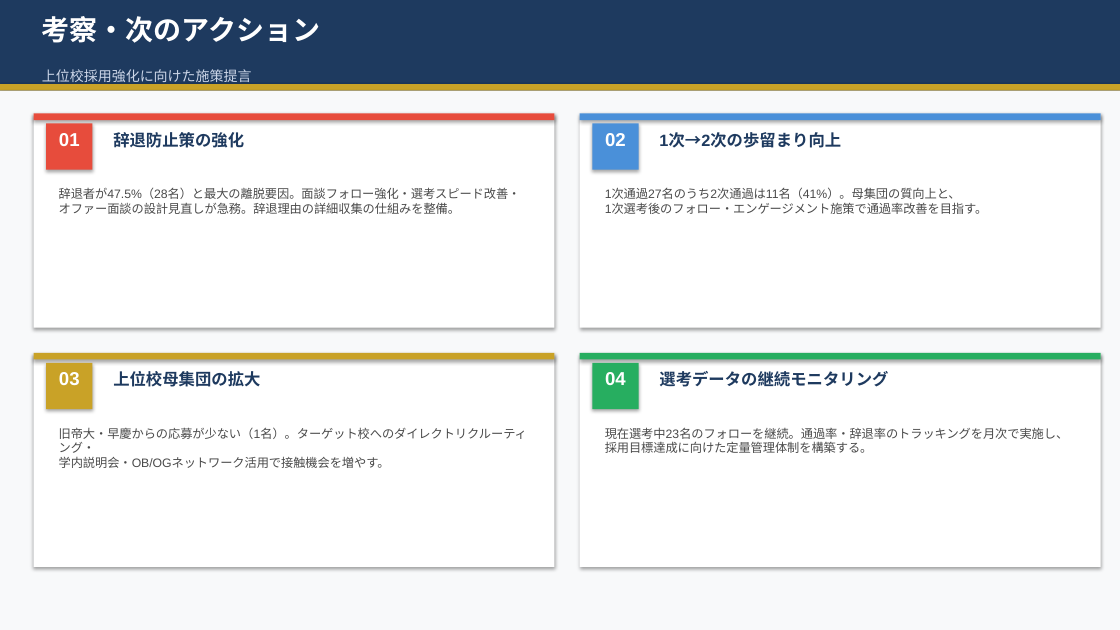
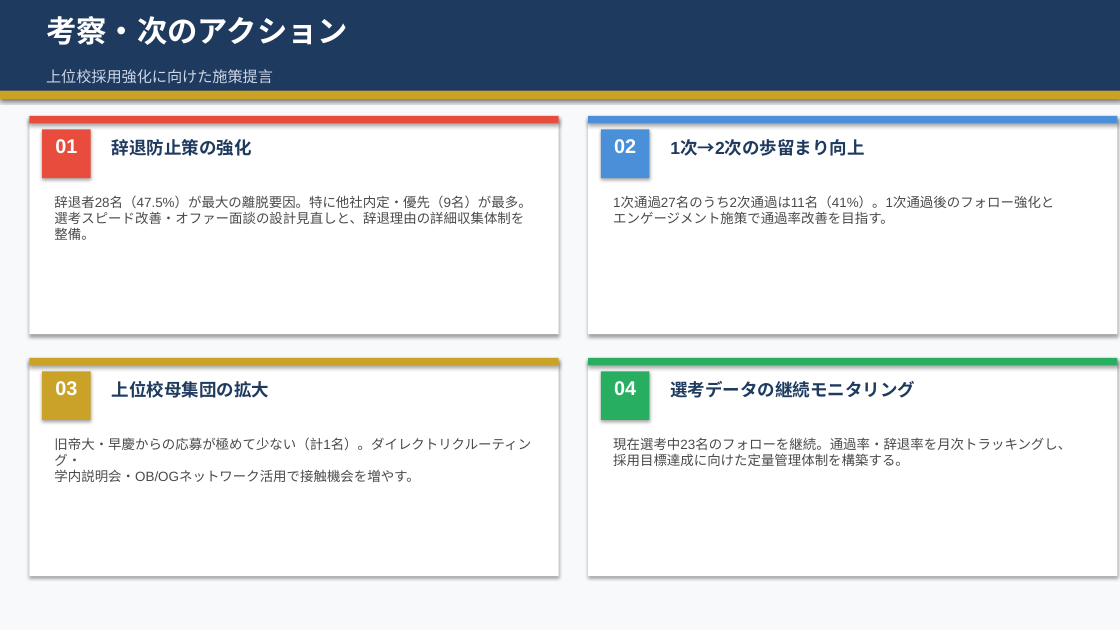
Before and after one commit to syoukaku007-star/daiki, a slide deck: slide 8 of 上位校採用分析レポート_2026.pptx. Drawn at 1120x630 pixels with LibreOffice and Linux fonts; fonts in the diff are those of the drawing. Boxes give left, top, right and bottom in pixels: in the first picture for what was removed or moved away, otherwise in the second. Text is boxed around its words. In the diff, an @@ line names an element or a change of style, - is before the commit and + after.

```diff
--- a/上位校採用分析レポート_2026.pptx
+++ b/上位校採用分析レポート_2026.pptx
@@ rectangle: place and size @@
-rectangle at box(0, 84, 1120, 91)
+rectangle at box(0, 0, 1120, 97)
@@ rectangle at box(0, 0, 1120, 97): fill #C9A227 to #1E3A5F @@
@@ rectangle: place and size @@
-rectangle at box(0, 91, 1120, 630)
+rectangle at box(0, 0, 1120, 630)
@@ text "考察・次のアクション" at box(46, 16, 348, 45): size 24 to 26 pt @@
@@ text "上位校採用強化に向けた施策提言" at box(46, 69, 273, 83): size 12 to 13 pt @@
@@ rectangle: place and size @@
-rectangle at box(0, 0, 1120, 92)
+rectangle at box(0, 91, 1120, 99)
@@ rectangle at box(0, 91, 1120, 99): fill #1E3A5F to #C9A227 @@
@@ rectangle: place and size @@
-rectangle at box(34, 113, 555, 120)
+rectangle at box(29, 116, 559, 124)
@@ rectangle: place and size @@
-rectangle at box(34, 113, 555, 328)
+rectangle at box(29, 116, 559, 334)
@@ rectangle: place and size @@
-rectangle at box(580, 113, 1101, 120)
+rectangle at box(588, 116, 1117, 124)
@@ rectangle: place and size @@
-rectangle at box(580, 113, 1101, 328)
+rectangle at box(588, 116, 1117, 334)
@@ rectangle: place and size @@
-rectangle at box(46, 124, 92, 170)
+rectangle at box(42, 129, 91, 178)
@@ text "辞退防止策の強化": place and size @@
-text "辞退防止策の強化" at box(113, 132, 244, 148)
+text "辞退防止策の強化" at box(112, 139, 252, 156)
@@ text "02": place and size @@
-text "02" at box(605, 133, 626, 146)
+text "02" at box(614, 139, 636, 153)
@@ rectangle: place and size @@
-rectangle at box(592, 124, 639, 170)
+rectangle at box(601, 129, 649, 178)
@@ text "1次→2次の歩留まり向上": place and size @@
-text "1次→2次の歩留まり向上" at box(659, 133, 841, 148)
+text "1次→2次の歩留まり向上" at box(670, 141, 864, 156)
@@ text at box(54, 195, 531, 240): text changed; size 10.5 to 11.5 pt @@
-辞退者が47.5%（28名）と最大の離脱要因。面談フォロー強化・選考スピード改善・
-オファー面談の設計見直しが急務。辞退理由の詳細収集の仕組みを整備。
+辞退者28名（47.5%）が最大の離脱要因。特に他社内定・優先（9名）が最多。
+選考スピード改善・オファー面談の設計見直しと、辞退理由の詳細収集体制を整備。
@@ text at box(613, 196, 1054, 224): text changed; size 10.5 to 11.5 pt @@
-1次通過27名のうち2次通過は11名（41%）。母集団の質向上と、
-1次選考後のフォロー・エンゲージメント施策で通過率改善を目指す。
+1次通過27名のうち2次通過は11名（41%）。1次通過後のフォロー強化と
+エンゲージメント施策で通過率改善を目指す。
@@ rectangle: place and size @@
-rectangle at box(34, 353, 555, 360)
+rectangle at box(29, 358, 559, 365)
@@ rectangle: place and size @@
-rectangle at box(34, 353, 555, 567)
+rectangle at box(29, 358, 559, 576)
@@ rectangle: place and size @@
-rectangle at box(580, 353, 1101, 360)
+rectangle at box(588, 358, 1117, 365)
@@ rectangle: place and size @@
-rectangle at box(580, 353, 1101, 567)
+rectangle at box(588, 358, 1117, 576)
@@ text "03": place and size @@
-text "03" at box(59, 372, 80, 385)
+text "03" at box(55, 381, 77, 395)
@@ rectangle: place and size @@
-rectangle at box(46, 363, 92, 409)
+rectangle at box(42, 371, 91, 420)
@@ text "上位校母集団の拡大": place and size @@
-text "上位校母集団の拡大" at box(113, 371, 260, 387)
+text "上位校母集団の拡大" at box(112, 381, 270, 398)
@@ size 16 to 17 pt in 4 elements at box(55, 139, 77, 153), box(55, 381, 77, 395), box(614, 139, 636, 153), box(614, 381, 636, 395) @@
@@ text "04": place and size @@
-text "04" at box(605, 372, 626, 385)
+text "04" at box(614, 381, 636, 395)
@@ rectangle: place and size @@
-rectangle at box(592, 363, 639, 409)
+rectangle at box(601, 371, 649, 420)
@@ size 14 to 15 pt in 4 elements at box(112, 139, 252, 156), box(112, 381, 270, 398), box(670, 141, 864, 156), box(670, 381, 915, 398) @@
@@ text "選考データの継続モニタリング": place and size @@
-text "選考データの継続モニタリング" at box(659, 371, 888, 387)
+text "選考データの継続モニタリング" at box(670, 381, 915, 398)
@@ text at box(54, 437, 531, 482): text changed; size 10.5 to 11.5 pt @@
-旧帝大・早慶からの応募が少ない（1名）。ターゲット校へのダイレクトリクルーティング・
-学内説明会・OB/OGネットワーク活用で接触機会を増やす。
+旧帝大・早慶からの応募が極めて少ない（計1名）。ダイレクトリクルーティング・
+学内説明会・OB/OGネットワーク活用で接触機会を増やす。
@@ text at box(613, 437, 1071, 466): text changed; size 10.5 to 11.5 pt @@
-現在選考中23名のフォローを継続。通過率・辞退率のトラッキングを月次で実施し、
-採用目標達成に向けた定量管理体制を構築する。
+現在選考中23名のフォローを継続。通過率・辞退率を月次トラッキングし、
+採用目標達成に向けた定量管理体制を構築する。
```
Also in this commit, not shown: 7 other slides changed.
